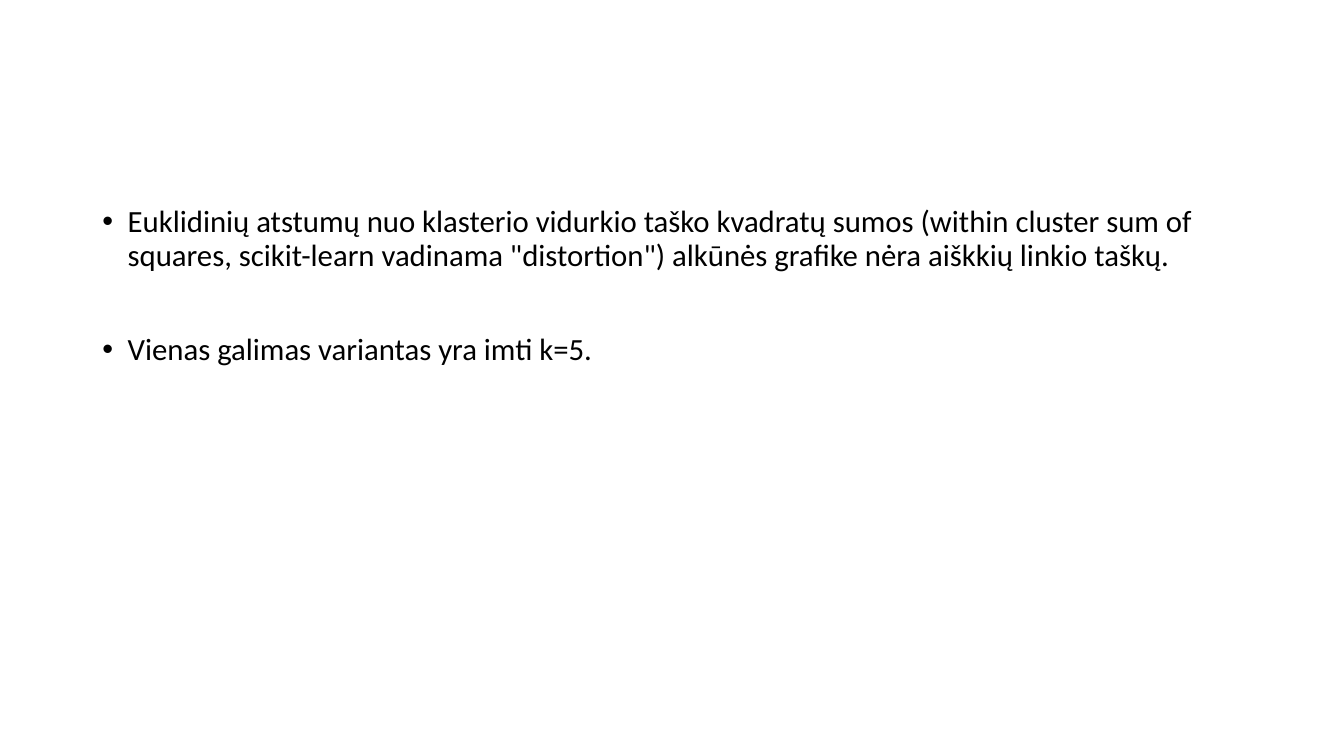
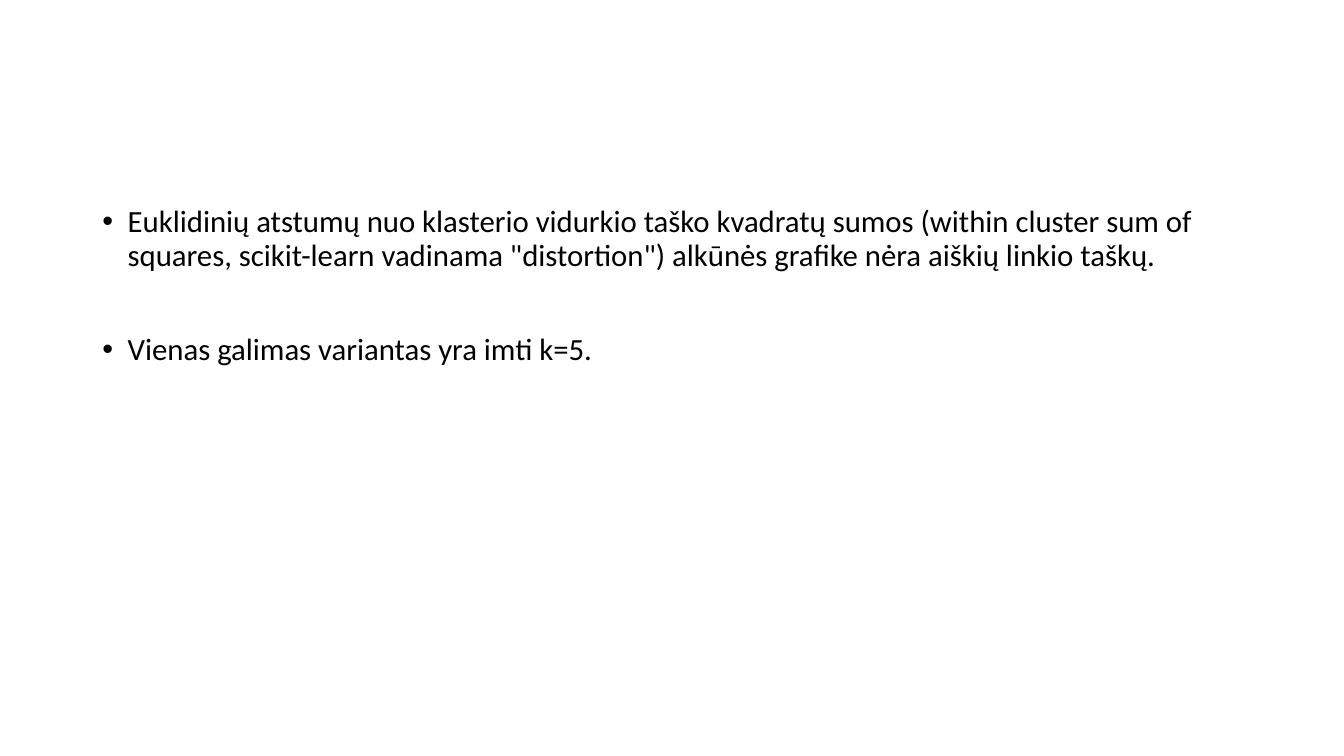
Before and after one commit to dovmar/PDVS, a slide deck: slide 6 of Lab_3/Pristatymas.pptx. Drawn at 1344x756 pixels with LibreOffice and Linux fonts; fonts in the diff are those of the drawing. Boxes give left, top, right and bottom in pixels: in the first picture for what was removed or moved away, otherwise in the second. Text is boxed around its words. In the diff, an @@ line names an element or a change of style, - is before the commit and + after.

Commit message:
Slides

```diff
--- a/Lab_3/Pristatymas.pptx
+++ b/Lab_3/Pristatymas.pptx
@@ text at box(128, 209, 1192, 272): text changed @@
-• Euklidinių atstumų nuo klasterio vidurkio taško kvadratų sumos (within cluster sum of squares, scikit-learn vadinama "distortion") alkūnės grafike nėra aiškkių linkio taškų.
+• Euklidinių atstumų nuo klasterio vidurkio taško kvadratų sumos (within cluster sum of squares, scikit-learn vadinama "distortion") alkūnės grafike nėra aiškių linkio taškų.
```
Also in this commit, not shown: 5 other slides changed, 1 other file.
